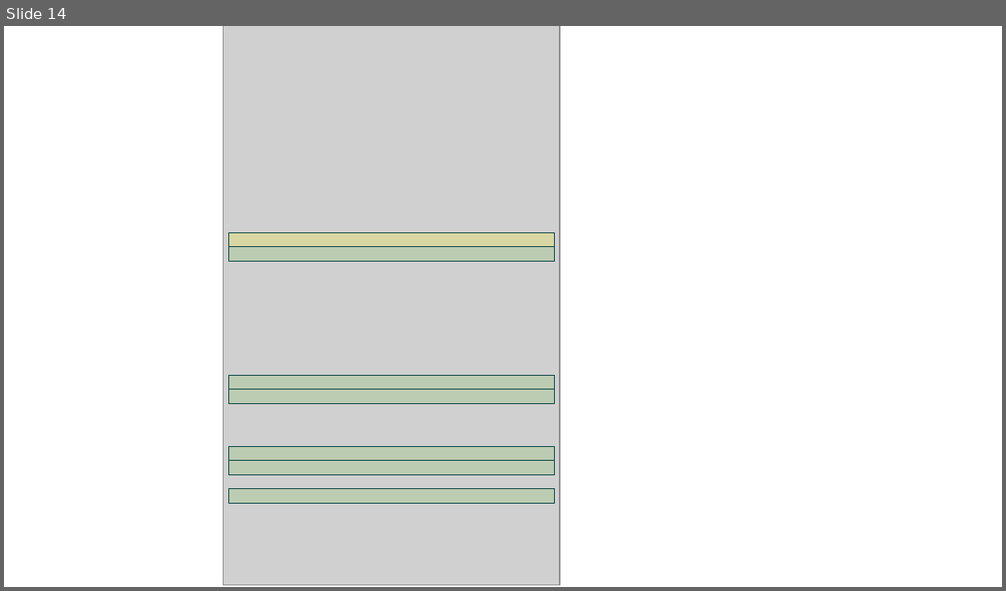
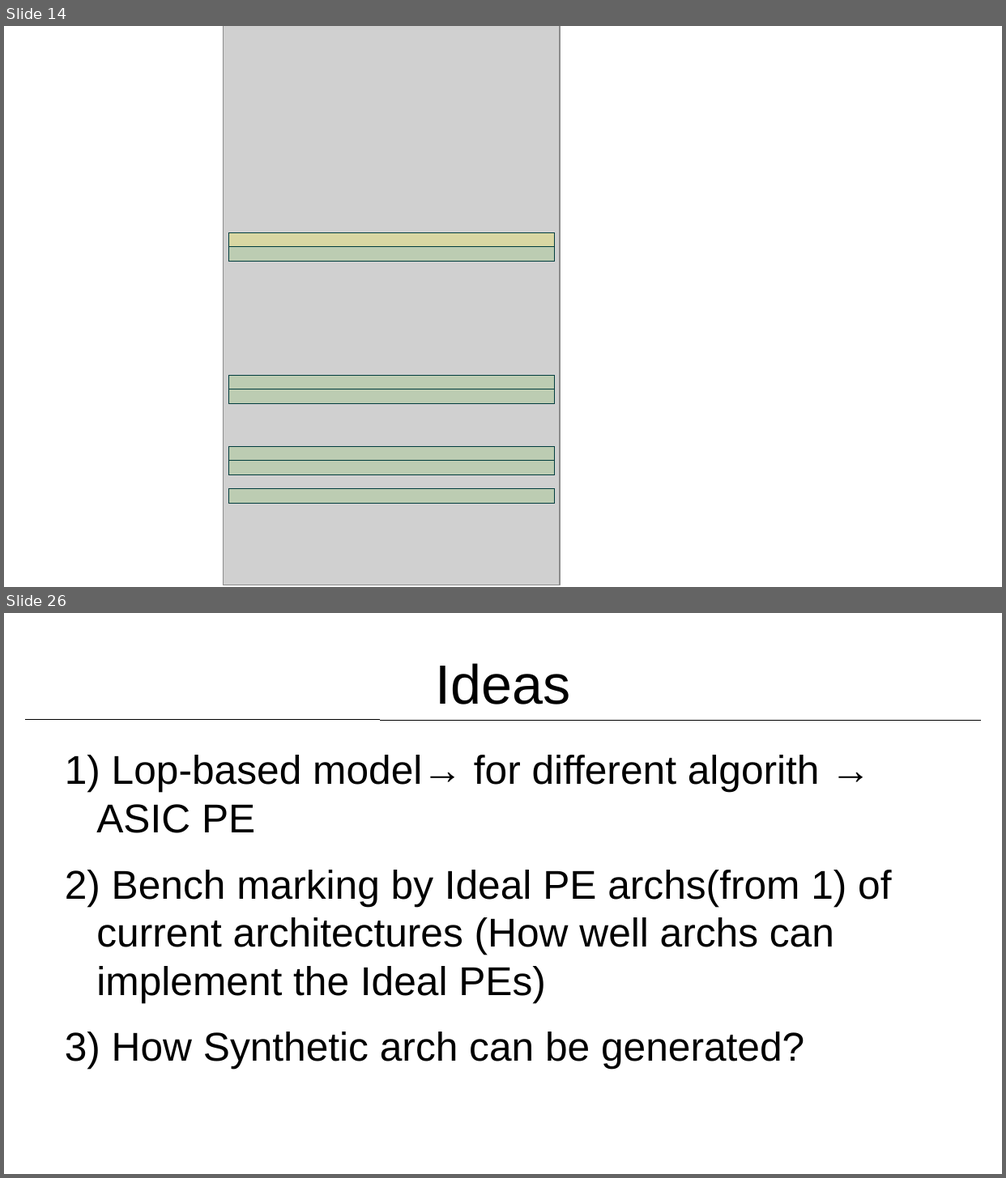
Before and after one commit to raminrasoulinezhad/MLBlocks, a slide deck: presentations/Idea.odp. Shown one above the other, each under a label of ours: slide 14 before the commit, slides 14 and 26 after it; the slides between them are not shown. The pictures are 1006x591 and 1006x1178 pixels, drawn with LibreOffice and Linux fonts; fonts in the diff are those of the drawing; grey boxes stand for pictures. Boxes give left, top, right and bottom in pixels: in the first picture for what was removed or moved away, otherwise in the second. Text is boxed around its words. In the diff, an @@ line names an element or a change of style, - is before the commit and + after.

```diff
--- a/presentations/Idea.odp
+++ b/presentations/Idea.odp
@@ slide 26 added at (4, 613, 1002, 1174), background #FFFFFF @@
@@ title added at (435, 663, 570, 705), 44 pt, text #000000 @@
+Ideas
@@ line added from (26, 720) to (981, 720), #000000 0 pt @@
@@ text added at (96, 755, 891, 1069), 32 pt, text #000000 @@
+1) Lop-based model→ for different algorith → ASIC PE
+2) Bench marking by Ideal PE archs(from 1) of current architectures (How well archs can implement the Ideal PEs)
+3) How Synthetic arch can be generated?
```
Also in this commit, not shown: 13 other slides added.
